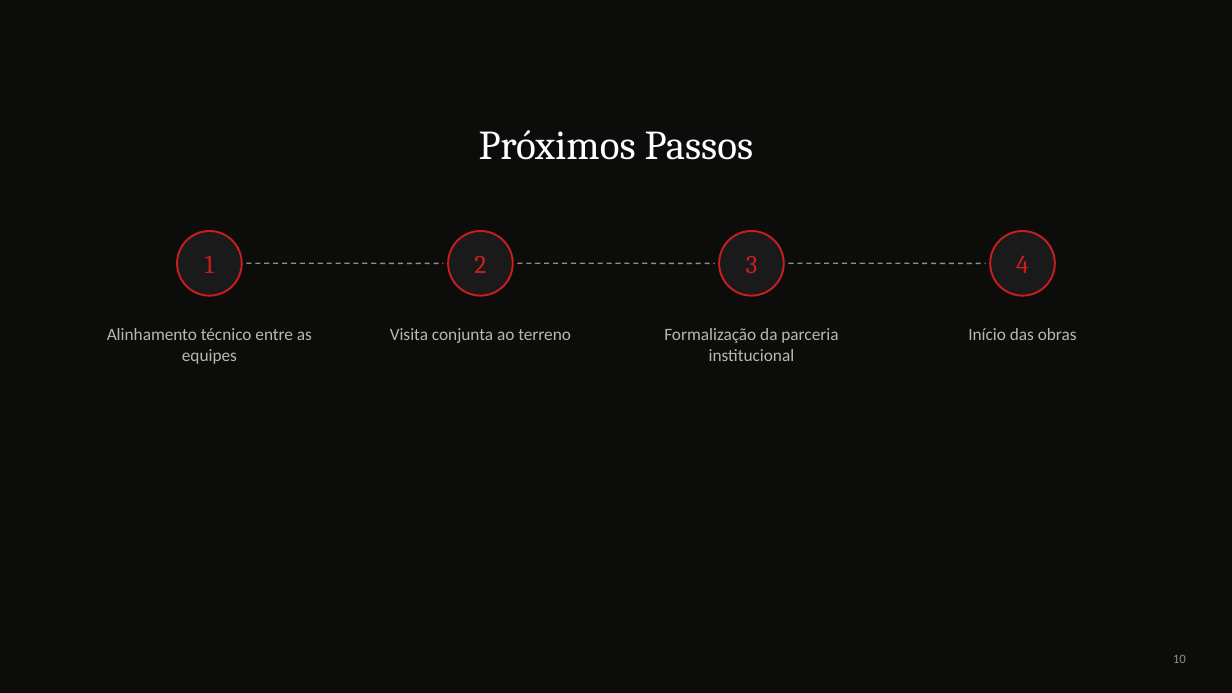
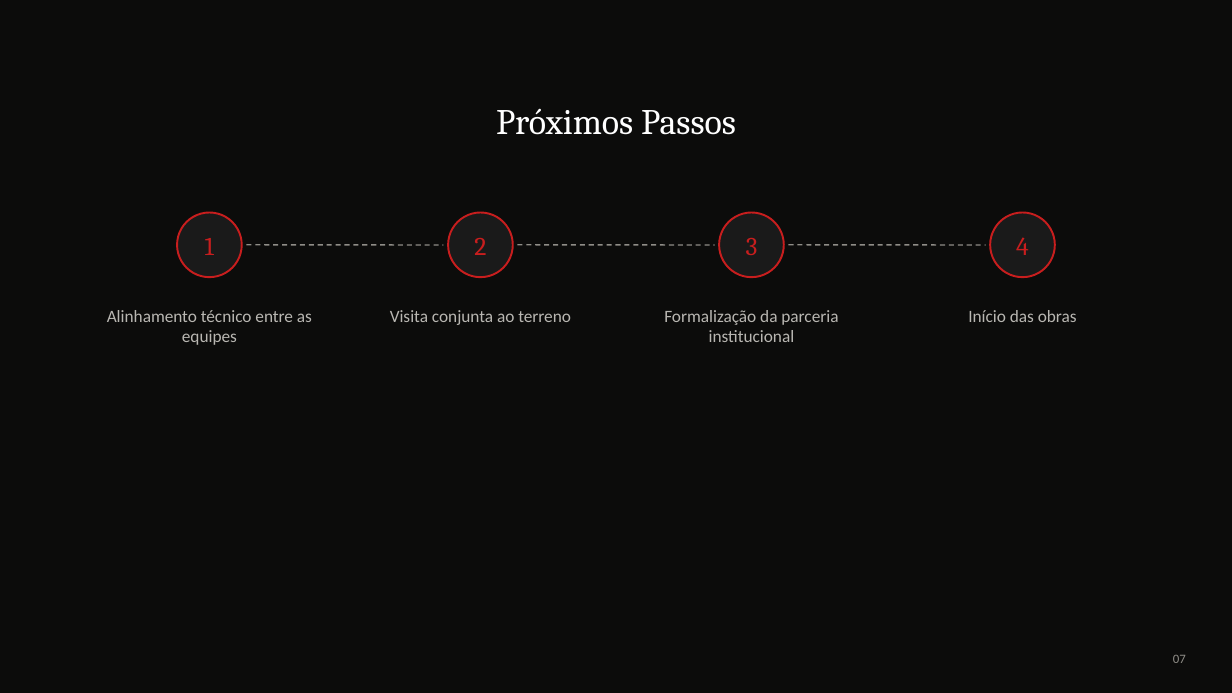
Before and after one commit to vlogronaldooliveira/github-slideshow, a slide deck: slide 13 of assets/girassol/Centro-de-Servicos-Girassol-Cocalzinho.pptx (slide 24 before the commit). Drawn at 1232x693 pixels with LibreOffice and Linux fonts; fonts in the diff are those of the drawing. Boxes give left, top, right and bottom in pixels: in the first picture for what was removed or moved away, otherwise in the second. Text is boxed around its words. In the diff, an @@ line names an element or a change of style, - is before the commit and + after.

```diff
--- a/assets/girassol/Centro-de-Servicos-Girassol-Cocalzinho.pptx
+++ b/assets/girassol/Centro-de-Servicos-Girassol-Cocalzinho.pptx
@@ text "Próximos Passos" moved from (x1=479, y1=130, x2=753, y2=160) to (x1=496, y1=108, x2=736, y2=135) @@
@@ text "Próximos Passos" at (x1=496, y1=108, x2=736, y2=135): size 32 to 28 pt @@
@@ 8 texts, 4 ellipses, 3 lines moved together from (x1=107, y1=231, x2=1077, y2=364) to (x1=107, y1=213, x2=1077, y2=345) @@
@@ text at (x1=1173, y1=655, x2=1186, y2=663): text changed @@
-10
+07
```
Also in this commit, not shown: 9 other slides changed, 1 slide added, 14 slides removed.
